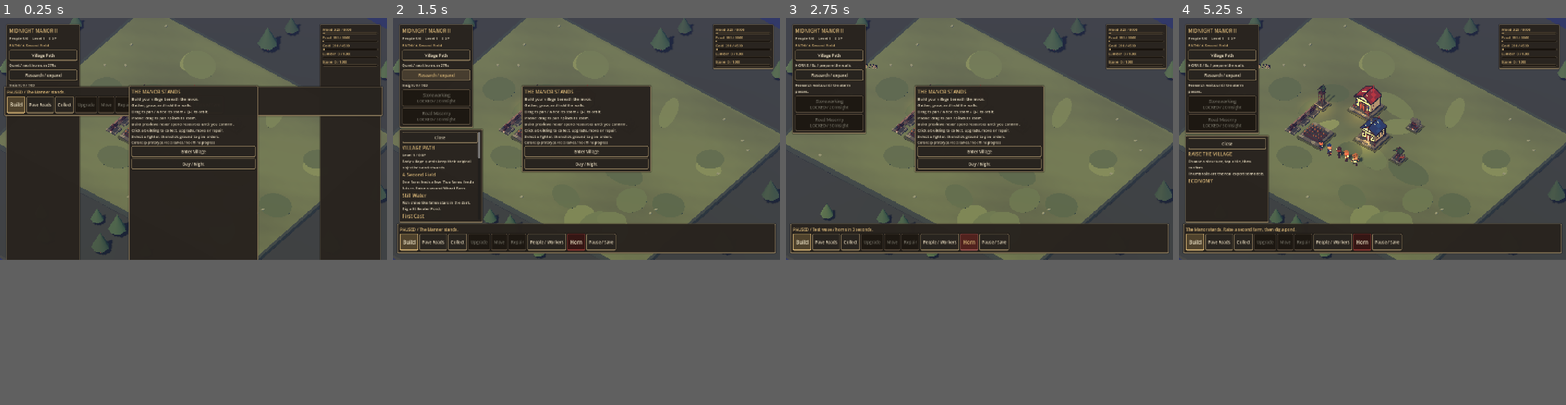
Above: before the commit, frames 1-4 (left to right).
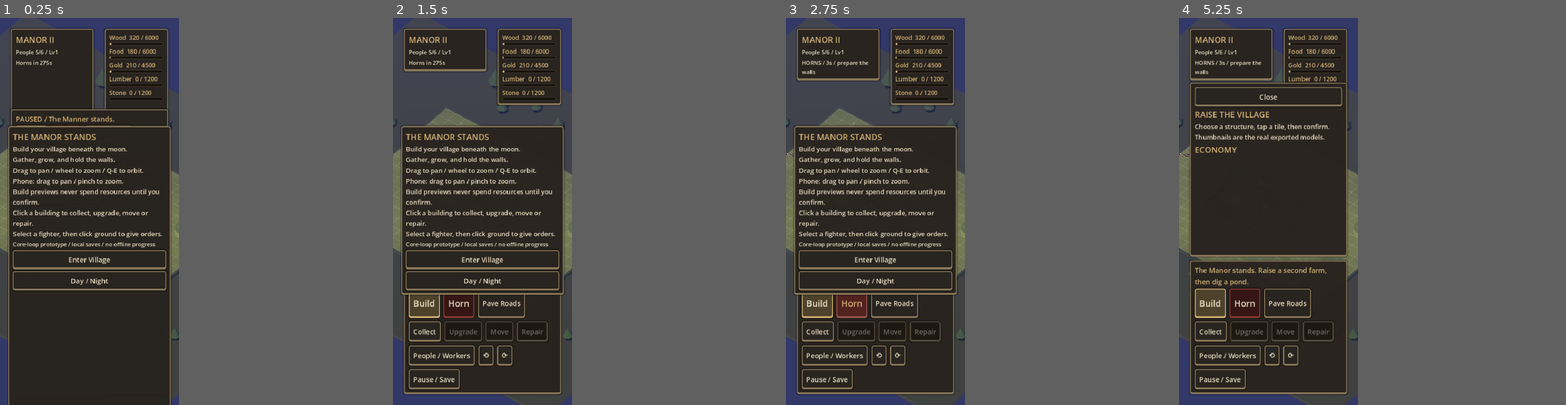
Above: after the commit, the same moments.

Repository: lifetimeballer1/midnight-manor-2
Game: Godot game, scene res://scenes/game.tscn
The game is run twice, just before and just after one commit, with the same random seed, the same clock (stepped at 60 frames per second) and the same inputs.
Inputs (mouse positions are in pixels of both pictures, inside the frame that each line leads up to):
- Up to frame 1 (0.25 s): no input
- Up to frame 2 (1.5 s): click "Village Path" (after the commit: "Build") at 0.5 s; click (435, 76) at 1.25 s, where only the run before the commit has a clickable "Research / expand"
- Up to frame 3 (2.75 s): click "Horn" at 2 s
- Up to frame 4 (5.25 s): click "Build" at 2.75 s; click (1380, 230) at 3.5 s, where only the run after the commit has a clickable "⟲"; click (1418, 230) at 4.25 s, where only the run after the commit has a clickable "⟳"; click "Enter Village" at 5 s
In our replay, the window is 800x500 before the commit and 370x800 after it. These sizes can differ from the game's own. Grey fills any space a smaller window leaves; there, only what the larger window draws over its background counts as a difference.

The runs differ from the first frame. In frame 1, 33% of the frame differs, in the area x 0-100%, y 0-100%; in frame 2, 50%; in frame 3, 53%; in frame 4, 53%.
Error before the commit: Invalid call. Nonexistent 'int' constructor. (res://scripts/game/village_game.gd:865)
Error after the commit: Invalid call. Nonexistent 'int' constructor. (res://scripts/game/village_game.gd:983)

Commit message:
iPhone-first GUI: 390x844 base + sensor orientation, physical-px branches, bottom-sheet shop, collapsed dock, SHOP/ATTACK first, 44px hits; grid toggle + 360 orbit buttons

Diff:
--- a/project.godot
+++ b/project.godot
@@ -22,10 +22,11 @@
 
 [display]
 
-window/size/viewport_width=1440
-window/size/viewport_height=900
+window/size/viewport_width=390
+window/size/viewport_height=844
 window/size/window_width_override=1280
 window/size/window_height_override=800
+display/window/handheld/orientation=6
 window/stretch/mode="canvas_items"
 window/stretch/aspect="expand"
 
--- a/scripts/game/village_game.gd
+++ b/scripts/game/village_game.gd
@@ -73,6 +73,10 @@
 var pinch_has_mid: bool = false
 var save_blocked: bool = false
 var save_path: String = "user://village-v1.json"
+const SETTINGS_PATH := "user://manor-settings.json"
+var show_grid: bool = true
+var grid_layer := MeshInstance3D.new()
+var grid_button: Button
 var target := Vector3(0, 0, 0)
 var yaw: float = 0.66
 var tilt: float = 0.75
@@ -92,6 +96,11 @@
 var build_cards: Dictionary = {}
 var build_category_order: Array[String] = []
 var workers_button: Button
+var nav: HFlowContainer
+var nav_shop: Button
+var nav_attack: Button
+var path_button: Button
+var research_button: Button
 var road_layer := Node3D.new()
 var road_dirt := MeshInstance3D.new()
 var road_stone := MeshInstance3D.new()
@@ -137,8 +146,10 @@
 	camera.projection = Camera3D.PROJECTION_ORTHOGONAL
 	camera.current = true
 	camera.far = 250
+	_load_settings()
 	_camera_update()
 	_setup_marker()
+	_build_grid()
 	_setup_audio()
 	_ui()
 	_rebuild_buildings()
@@ -146,6 +157,7 @@
 	_update_roads()
 	_refresh_hud()
 	get_viewport().size_changed.connect(_layout_ui)
+	get_window().size_changed.connect(_layout_ui)
 	_layout_ui()
 	if not capture_path.is_empty():
 		_enter_village()
@@ -156,6 +168,58 @@
 
 func world_position(tile: Vector2, height: float = 0) -> Vector3:
 	return MAP_ORIGIN + Vector3(tile.x * TILE, height, tile.y * TILE)
+
+
+func _load_settings() -> void:
+	if FileAccess.file_exists(SETTINGS_PATH):
+		var parsed: Variant = JSON.parse_string(FileAccess.get_file_as_string(SETTINGS_PATH))
+		if parsed is Dictionary and (parsed as Dictionary).has("show_grid"):
+			show_grid = bool((parsed as Dictionary)["show_grid"])
+
+
+func _save_settings() -> void:
+	var f := FileAccess.open(SETTINGS_PATH, FileAccess.WRITE)
+	if f != null:
+		f.store_string(JSON.stringify({"show_grid": show_grid}))
+
+
+func _build_grid() -> void:
+	# 20x16 tile grid overlay, toggleable from Settings. One line mesh.
+	var st := SurfaceTool.new()
+	st.begin(Mesh.PRIMITIVE_LINES)
+	var col := Color(0.91, 0.86, 0.75, 0.22)
+	for gx in 21:
+		_add_grid_line(st, Vector2(gx, 0), Vector2(gx, 16), col)
+	for gz in 17:
+		_add_grid_line(st, Vector2(0, gz), Vector2(20, gz), col)
+	grid_layer.mesh = st.commit()
+	var material := StandardMaterial3D.new()
+	material.shading_mode = BaseMaterial3D.SHADING_MODE_UNSHADED
+	material.transparency = BaseMaterial3D.TRANSPARENCY_ALPHA
+	material.vertex_color_use_as_albedo = true
+	material.cull_mode = BaseMaterial3D.CULL_DISABLED
+	material.disable_receive_shadows = true
+	grid_layer.material_override = material
+	grid_layer.cast_shadow = GeometryInstance3D.SHADOW_CASTING_SETTING_OFF
+	grid_layer.visible = show_grid
+	add_child(grid_layer)
+
+
+func _add_grid_line(st: SurfaceTool, a: Vector2, b: Vector2, col: Color) -> void:
+	st.set_color(col)
+	st.set_normal(Vector3.UP)
+	st.add_vertex(world_position(a, 0.025))
+	st.set_color(col)
+	st.set_normal(Vector3.UP)
+	st.add_vertex(world_position(b, 0.025))
+
+
+func _toggle_grid() -> void:
+	show_grid = not show_grid
+	grid_layer.visible = show_grid
+	_save_settings()
+	if is_instance_valid(grid_button):
+		grid_button.text = "Grid: On" if show_grid else "Grid: Off"
 
 
 func _box(size: Vector3, at: Vector3, color: Color, parent: Node = null) -> MeshInstance3D:
@@ -668,9 +732,9 @@
 	left_content.add_child(hud)
 	quest_label.add_theme_color_override("font_color", GOLD)
 	left_content.add_child(quest_label)
-	ui.button("Village Path", _open_panel.bind("quests"), left_content, 28.0)
+	path_button = ui.button("Village Path", _open_panel.bind("quests"), left_content, 28.0)
 	left_content.add_child(raid_hud)
-	ui.button("Research / expand", _toggle_research, left_content, 28)
+	research_button = ui.button("Research / expand", _toggle_research, left_content, 28)
 	research_label.add_theme_font_size_override("font_size", 13)
 	left_content.add_child(research_label)
 	left_content.add_child(research_list)
@@ -701,19 +765,27 @@
 	message.autowrap_mode = TextServer.AUTOWRAP_WORD_SMART
 	message.add_theme_color_override("font_color", GOLD)
 	dock.add_child(message)
-	var nav := HFlowContainer.new()
+	nav = HFlowContainer.new()
+	nav.add_theme_constant_override("h_separation", 8)
+	nav.add_theme_constant_override("v_separation", 8)
 	dock.add_child(nav)
-	var shop_btn: Button = ui.button("Build", _open_panel.bind("build"), nav)
-	_paint_primary(shop_btn, UI.GOLD)
+	nav_shop = ui.button("Build", _open_panel.bind("build"), nav)
+	_paint_primary(nav_shop, UI.GOLD)
 	_button("Pave Roads", _toggle_pave, nav)
 	collect_button = _button("Collect", _collect_selected, nav)
 	upgrade_button = _button("Upgrade", _upgrade_selected, nav)
 	move_button = _button("Move", _move_selected, nav)
 	repair_button = _button("Repair", _repair_selected, nav)
 	workers_button = _button("People / Workers", _open_workers, nav)
-	var attack_btn: Button = _button("Horn", _test_raid, nav)
-	_paint_primary(attack_btn, UI.BLOOD)
+	nav_attack = _button("Horn", _test_raid, nav)
+	_paint_primary(nav_attack, UI.BLOOD)
+	_button("⟲", _orbit_left, nav)
+	_button("⟳", _orbit_right, nav)
 	_button("Pause / Save", _open_pause, nav)
+	for child in nav.get_children():
+		var b := child as Button
+		if b != null and b != nav_shop and b != nav_attack:
+			b.custom_minimum_size.y = UI.MIN_HIT
 	root_control.add_child(sidebar)
 	var side_scroll := ScrollContainer.new()
 	side_scroll.horizontal_scroll_mode = ScrollContainer.SCROLL_MODE_DISABLED
@@ -751,23 +823,69 @@
 	_layout_ui()
 
 
+func _window_min() -> float:
+	# Physical window px drive the branches: with canvas_items/expand the
+	# logical rect inflates on phones (e.g. 390x844 -> 1440x3114), so
+	# logical-only tests never fire there.
+	var win: Vector2i = DisplayServer.window_get_size()
+	if win.x <= 0 or win.y <= 0:
+		return 1280.0
+	return minf(float(win.x), float(win.y))
+
+
+func _is_small() -> bool:
+	var size: Vector2 = get_viewport().get_visible_rect().size
+	return _window_min() < 460.0 or size.x < 420.0
+
+
+func _is_narrow() -> bool:
+	var size: Vector2 = get_viewport().get_visible_rect().size
+	return _window_min() < 800.0 or size.x < 760.0
+
+
 func _layout_ui() -> void:
 	var size: Vector2 = get_viewport().get_visible_rect().size
 	var safe: float = UI.SAFE_MARGIN
-	var narrow: bool = size.x < 760
-	var small: bool = size.x < 420
+	var narrow: bool = _is_narrow()
+	var small: bool = _is_small()
 	left_content.get_child(0).text = "MANOR II" if small else "MIDNIGHT MANOR II"
 	for label in [hud, raid_hud, quest_label, research_label]:
 		label.add_theme_font_size_override("font_size", 12 if small else 14)
-	bottom.offset_top = -maxf(UI.BOTTOM_BAR_H, bottom.get_combined_minimum_size().y) - safe
+	# Portrait phones: collapse the left dock to title + HUD + raid so the
+	# world dominates; Path/Research stay one tap away in the bottom nav.
+	var compact_dock: bool = small
+	path_button.visible = not compact_dock
+	quest_label.visible = not compact_dock
+	research_button.visible = not compact_dock
+	research_label.visible = not compact_dock
+	if compact_dock:
+		research_list.hide()
+	var bar_h: float = maxf(UI.BOTTOM_BAR_H, bottom.get_combined_minimum_size().y)
+	bottom.offset_left = safe
+	bottom.offset_right = -safe
+	bottom.offset_top = -bar_h - safe
+	bottom.offset_bottom = -safe
+	# SHOP first, ATTACK second so thumbs land on them in one row on phones.
+	if is_instance_valid(nav) and is_instance_valid(nav_shop) and is_instance_valid(nav_attack):
+		nav.move_child(nav_shop, 0)
+		nav.move_child(nav_attack, 1)
 	var dock_width: float = (size.x - 44) * 0.52 if narrow else UI.RAIL_WIDTH + 198.0
 	left_dock.size = Vector2(dock_width, 0)
 	left_dock.position = Vector2(safe, safe)
 	var stack_width: float = (size.x - 44) * 0.48 if narrow else 226.0
+	if small:
+		stack_width = minf(165.0, size.x - dock_width - safe * 3.0)
 	resource_stack.size = Vector2(stack_width, 0)
 	resource_stack.position = Vector2(size.x - stack_width - safe, safe)
-	sidebar.position = Vector2(safe, maxf(left_dock.get_combined_minimum_size().y, resource_stack.get_combined_minimum_size().y) + 30)
-	sidebar.size = Vector2(size.x - 32 if narrow else 310.0, maxf(130, size.y - sidebar.position.y - bottom.size.y - 28))
+	if small:
+		# Bottom sheet like the shop ref: full-width, above the bottom bar.
+		var sheet_h: float = clampf(size.y * 0.45, 240.0, size.y - bar_h - safe * 3.0 - 96.0)
+		sheet_h = maxf(sheet_h, 160.0)
+		sidebar.position = Vector2(safe, size.y - bar_h - safe - 8.0 - sheet_h)
+		sidebar.size = Vector2(size.x - safe * 2.0, sheet_h)
+	else:
+		sidebar.position = Vector2(safe, maxf(left_dock.get_combined_minimum_size().y, resource_stack.get_combined_minimum_size().y) + 30)
+		sidebar.size = Vector2(size.x - 32 if narrow else 310.0, maxf(130, size.y - sidebar.position.y - bottom.size.y - 28))
 	placement_box.position = Vector2(maxf(16, (size.x - 330) / 2), size.y - bottom.size.y - 146)
 	placement_box.size.x = minf(330, size.x - 32)
 	welcome.size = Vector2(minf(480, size.x - 36), 0)
@@ -981,6 +1099,8 @@
 	update_btn.tooltip_text = "Save the village and reload the latest build."
 	_button("Day / Night", _toggle_day, side_content)
 	_button("Sound On / Off", _toggle_sound, side_content)
+	grid_button = _button("Grid: On" if show_grid else "Grid: Off", _toggle_grid, side_content)
+	grid_button.tooltip_text = "Show or hide the 20x16 tile grid."
 	_button("Recenter camera", _recenter, side_content)
 	_label("Core-loop prototype. Campaign, advanced gear/abilities and multiplayer remain future work.", side_content)
 
@@ -1212,6 +1332,19 @@
 	tilt = 0.75
 	zoom = 31
 	_camera_update()
+
+
+func _orbit_step(direction: float) -> void:
+	yaw += direction * PI / 8.0
+	_camera_update()
+
+
+func _orbit_left() -> void:
+	_orbit_step(-1.0)
+
+
+func _orbit_right() -> void:
+	_orbit_step(1.0)
 
 
 func _refresh_hud() -> void:
@@ -1239,7 +1372,7 @@
 		raid_hud.text = "HORNS / %.0fs / prepare the walls" % maxf(0, sim.next_raid_at - sim.elapsed)
 	else:
 		raid_hud.text = "Quiet / next horns in %.0fs" % maxf(0, sim.next_raid_at - sim.elapsed - 25)
-	if get_viewport().get_visible_rect().size.x < 420:
+	if _is_small():
 		hud.text = "People %d/%d / Lv%d" % [sim.units.size(), sim.beds(), sim.village_level()]
 		quest_label.text = "Path complete" if quest.is_empty() else str(quest["name"])
 		if not sim.raid_active and not sim.raid_warning:
